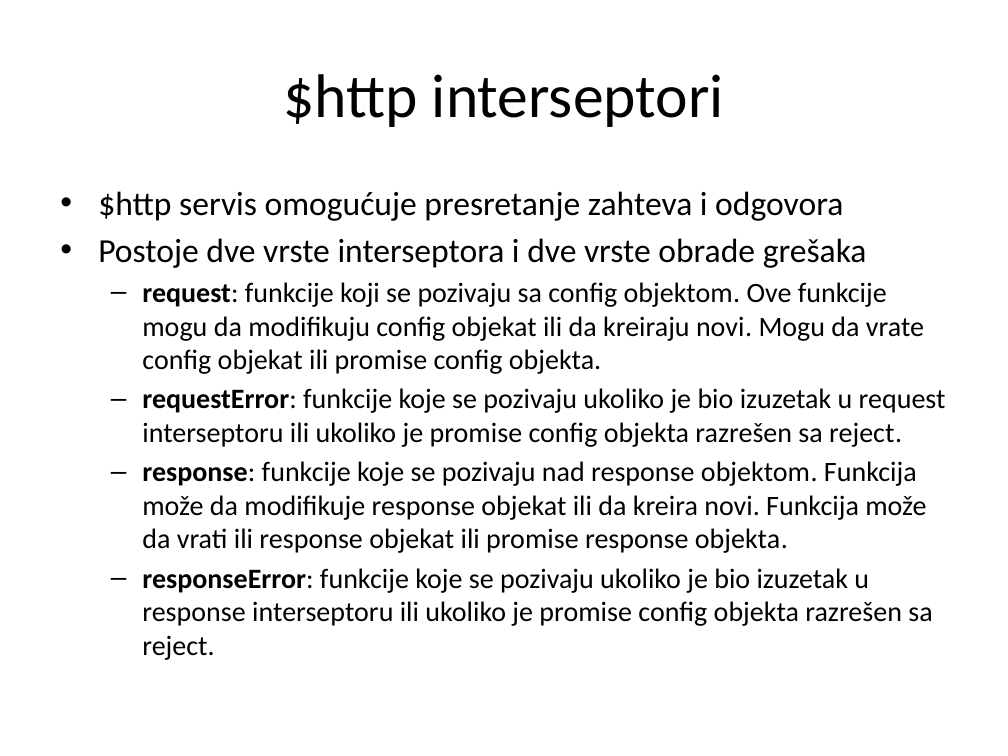
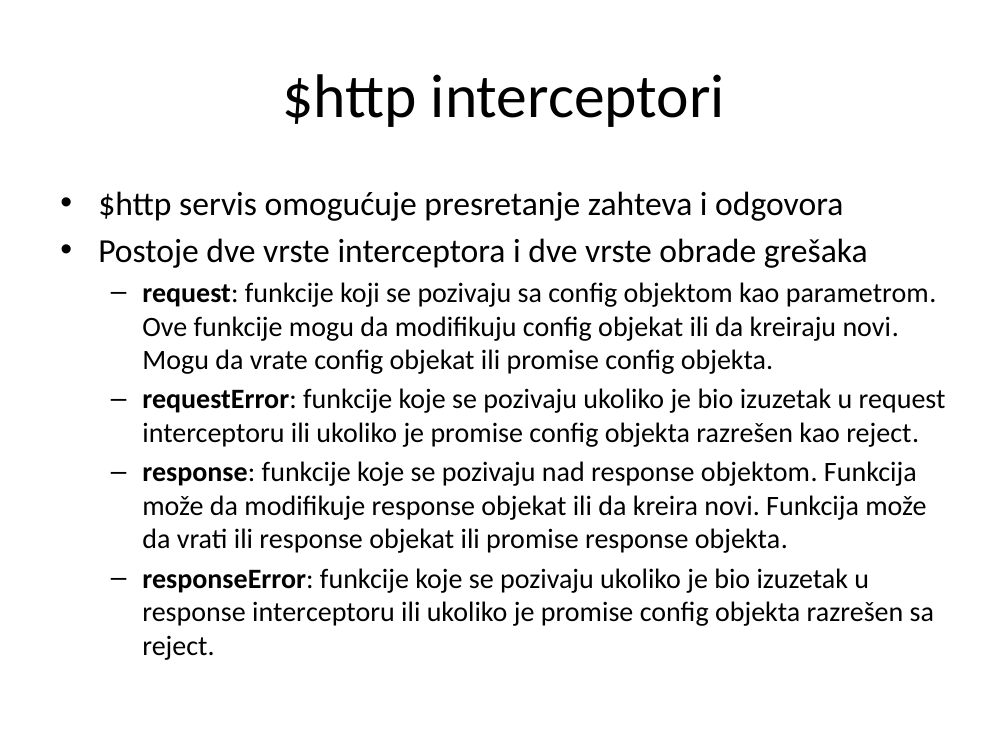
Before and after one commit to Cobrijani/2016, a slide deck: slide 20 of AngularJS/03_RESTPozivi/03 REST Pozivi.pptx (slide 19 before the commit). Drawn at 1008x756 pixels with LibreOffice and Linux fonts; fonts in the diff are those of the drawing. Boxes give left, top, right and bottom in pixels: in the first picture for what was removed or moved away, otherwise in the second. Text is boxed around its words. In the diff, an @@ line names an element or a change of style, - is before the commit and + after.

```diff
--- a/AngularJS/03_RESTPozivi/03 REST Pozivi.pptx
+++ b/AngularJS/03_RESTPozivi/03 REST Pozivi.pptx
@@ title at [283,74,725,127]: text changed @@
-$http interseptori
+$http interceptori
@@ text at [98,238,946,447]: text changed @@
-• Postoje dve vrste interseptora i dve vrste obrade grešaka
-  – request: funkcije koji se pozivaju sa config objektom. Ove funkcije mogu da modifikuju config objekat ili da kreiraju novi. Mogu da vrate config objekat ili promise config objekta.
-  – requestError: funkcije koje se pozivaju ukoliko je bio izuzetak u request interseptoru ili ukoliko je promise config objekta razrešen sa reject.
+• Postoje dve vrste interceptora i dve vrste obrade grešaka
+  – request: funkcije koji se pozivaju sa config objektom kao parametrom. Ove funkcije mogu da modifikuju config objekat ili da kreiraju novi. Mogu da vrate config objekat ili promise config objekta.
+  – requestError: funkcije koje se pozivaju ukoliko je bio izuzetak u request interceptoru ili ukoliko je promise config objekta razrešen kao reject.
@@ text at [142,568,934,660]: text changed @@
-  – responseError: funkcije koje se pozivaju ukoliko je bio izuzetak u response interseptoru ili ukoliko je promise config objekta razrešen sa reject.
+  – responseError: funkcije koje se pozivaju ukoliko je bio izuzetak u response interceptoru ili ukoliko je promise config objekta razrešen sa reject.
```
Also in this commit, not shown: 26 other slides changed, 43 other files.
